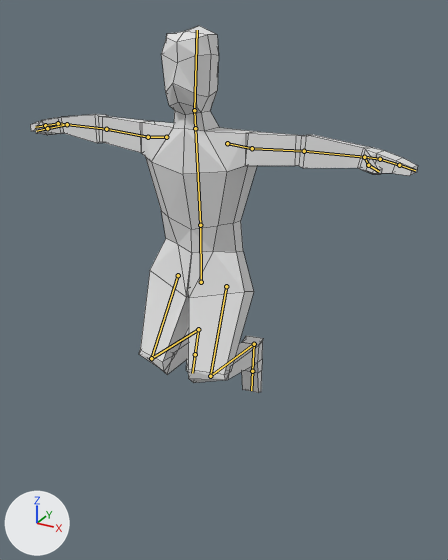
Before and after pictures for a commit that changed the Blender file MoodyPixel3D/Assets/Mood/Elements/Humanoid/humanoid.blend.
Both versions are drawn from a 50 mm camera at (7.49, -12.59, 11.21) aimed at (0.85, -0.51, 5.18). Every picture has the same lights, and +X, +Y and +Z are marked at lower left. The bones that bend it are drawn over the model as lines. Mesh edges are drawn as thin lines.

The first picture shows 'Dude'.
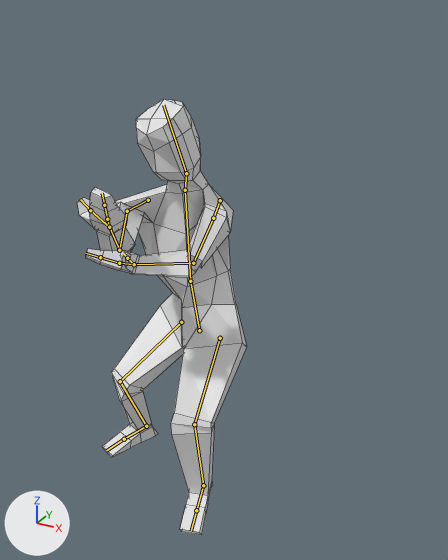
The newer file adds an action. The first version stands in its rest pose; the second is drawn at frame 0 of the action 'Hurt_Arm'.

Location of each change, (x1, y1, x2, y2) in pixels of the pictures (448 x 560 px):
'Dude', posed (56% narrower, 18% taller)
    before: (30, 26, 418, 393)
    after: (78, 100, 247, 534)
bone 'Hips', root to tip
    before: (201, 282) to (200, 225)
    after: (199, 330) to (190, 281)
bone 'Torax', root to tip
    before: (200, 225) to (195, 128)
    after: (190, 281) to (185, 190)
bone 'Neck', root to tip
    before: (195, 128) to (194, 110)
    after: (185, 190) to (186, 173)
bone 'Head', root to tip
    before: (194, 110) to (197, 30)
    after: (186, 173) to (163, 105)
bone 'Arm.R', root to tip
    before: (166, 137) to (148, 137)
    after: (148, 200) to (127, 211)
bone 'Arm3.R', root to tip
    before: (106, 129) to (67, 124)
    after: (119, 250) to (109, 227)
bone 'Thumb1.R', root to tip
    before: (67, 124) to (47, 128)
    after: (109, 227) to (90, 210)
bone 'Thumb2.R', root to tip
    before: (47, 128) to (36, 131)
    after: (90, 210) to (80, 199)
bone 'Arm.L', root to tip
    before: (227, 143) to (252, 148)
    after: (220, 200) to (213, 218)
bone 'Thumb1.L', root to tip
    before: (364, 157) to (368, 165)
    after: (134, 264) to (127, 258)
bone 'Thumb2.L', root to tip
    before: (368, 165) to (379, 171)
    after: (127, 258) to (123, 253)
bone 'Feet1.R', root to tip
    before: (198, 329) to (195, 354)
    after: (146, 426) to (124, 439)

The change in detail:
Bone 'Hips' (bone_hips) moves from (0.0, 0.0, 0.0) to (0.09, -1.36, -0.07).
Bone 'Hips' (bone_hips) turns from (0, 0, 0) to (-1, -14, -10) degrees about its own x, y and z.
Bone 'Torax' (bone_torax) turns from (0, 0, 0) to (5, 41, 13) degrees about its own x, y and z.
Bone 'Neck' (bone_neck) turns from (0, 0, 0) to (-7, 0, 3) degrees about its own x, y and z.
Bone 'Head' (bone_head) turns from (0, 0, 0) to (9, -29, -32) degrees about its own x, y and z.
Bone 'Arm.R' (bone_arm_r) moves from (0.0, 0.0, 0.0) to (-0.29, 0.15, 0.02).
Bone 'Arm.R' (bone_arm_r) turns from (0, 0, 0) to (32, -49, -33) degrees about its own x, y and z.
Bone 'Arm3.R' (bone_arm3_r) turns from (0, 0, 0) to (-62, 10, 3) degrees about its own x, y and z.
Bone 'Thumb1.R' (bone_thumb1_r) turns from (0, 0, 0) to (-3, 0, 1) degrees about its own x, y and z.
Bone 'Thumb2.R' (bone_thumb2_r) turns from (0, 0, 0) to (0, 0, -30) degrees about its own x, y and z.
Bone 'Arm.L' (bone_arm_l) turns from (0, 0, 0) to (32, -2, 108) degrees about its own x, y and z.
Bone 'Thumb1.L' (bone_thumb1_l) turns from (0, 0, 0) to (0, 0, 11) degrees about its own x, y and z.
Bone 'Thumb2.L' (bone_thumb2_l) turns from (0, 0, 0) to (0, 0, 33) degrees about its own x, y and z.
Bone 'Feet1.R' (bone_feet1_r) turns from (0, 0, 0) to (-17, 2, -11) degrees about its own x, y and z.
Bone 'HandIK.R' (bone_handik_r) moves from (0.0, 0.0, 0.0) to (3.23, -3.74, 2.07).
Bone 'HandIK.R' (bone_handik_r) turns from (0, 0, 0) to (-129, 19, 83) degrees about its own x, y and z.
Bone 'LegIK.R' (bone_legik_r) moves from (0.0, 0.0, 0.0) to (-0.26, -0.09, 0.23).
Bone 'LegIK.R' (bone_legik_r) turns from (0, 0, 0) to (-69, 10, -22) degrees about its own x, y and z.
Bone 'ElbowIK.R' (bone_elbowik_r) moves from (0.0, 0.0, 0.0) to (-0.28, -3.32, 2.64).
Bone 'ElbowIK.R' (bone_elbowik_r) turns from (0, 0, 0) to (0, 0, -87) degrees about its own x, y and z.
Bone 'LegIK.L' (bone_legik_l) moves from (0.0, 0.0, 0.0) to (-0.41, -0.2, 0.48).
Bone 'LegIK.L' (bone_legik_l) turns from (0, 0, 0) to (-83, 2, 17) degrees about its own x, y and z.
Bone 'HandIK.L' (bone_handik_l) moves from (0.0, 0.0, 0.0) to (-3.38, -4.22, 3.52).
Bone 'HandIK.L' (bone_handik_l) turns from (0, 0, 0) to (-173, -28, -35) degrees about its own x, y and z.
Bone 'ElbowIK.L' (bone_elbowik_l) moves from (0.0, 0.0, 0.0) to (1.24, -3.69, 1.67).
Bone 'ElbowIK.L' (bone_elbowik_l) turns from (0, 0, 0) to (0, 0, 107) degrees about its own x, y and z.
